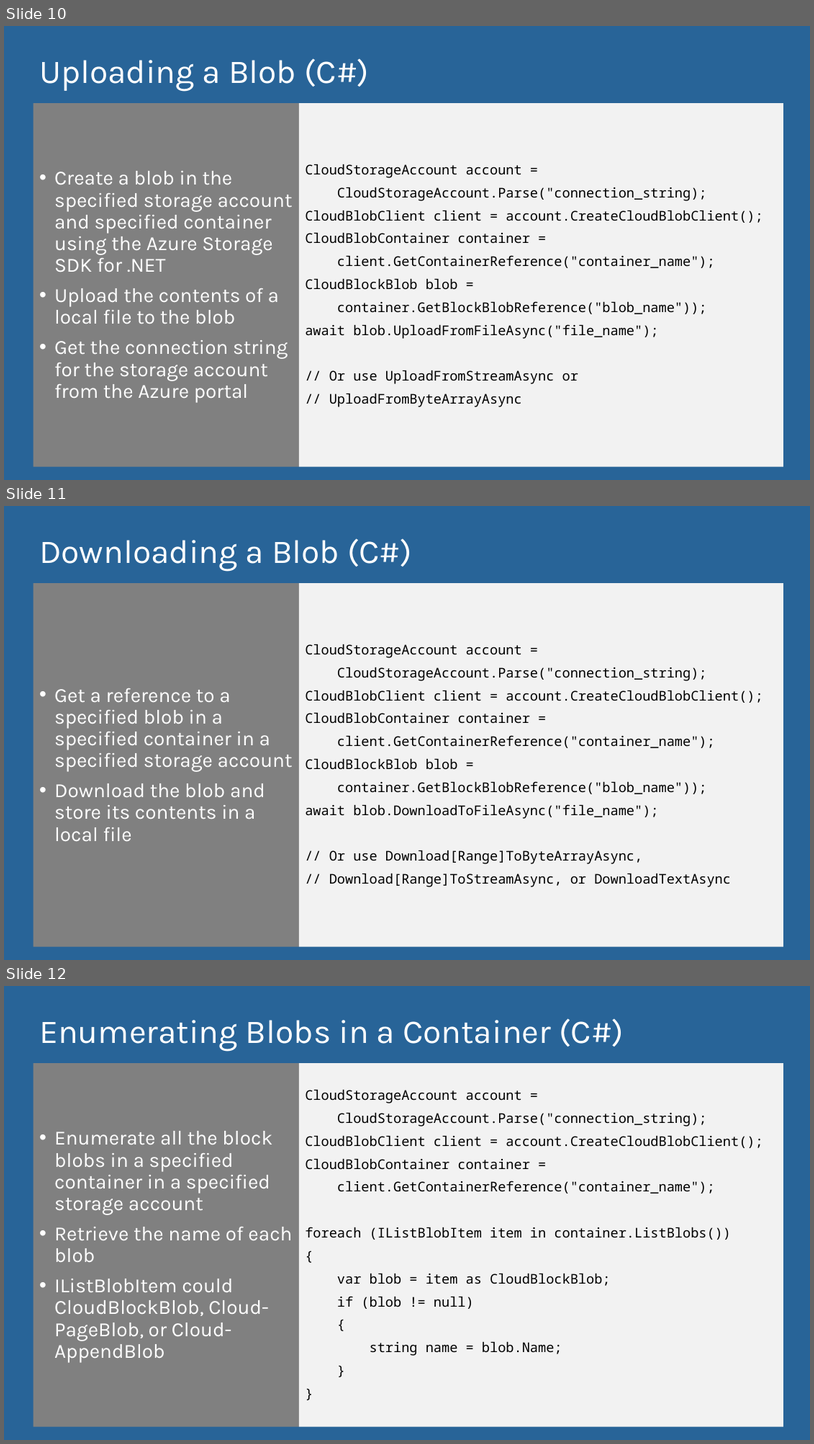
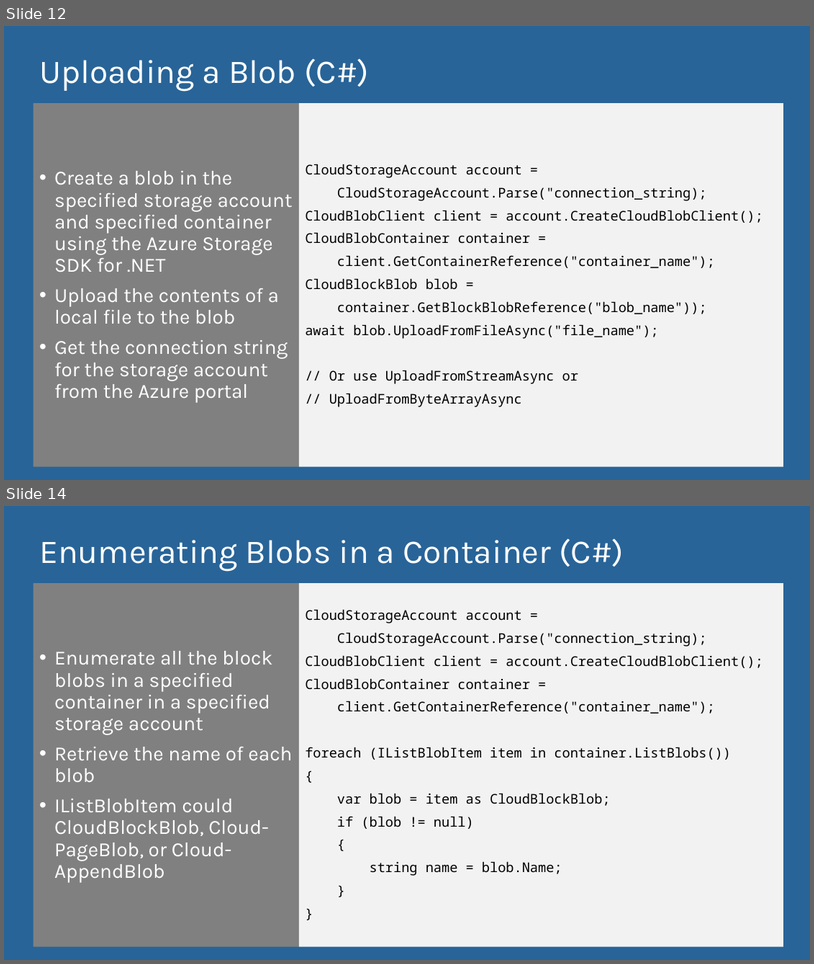
Before and after one commit to microsoft/AcademicContent, a slide deck: Workshop/Content/3. Storage/Azure Storage and Cognitive Services.pptx. Shown one above the other, each under a label of ours: slides 10, 11 and 12 before the commit, slides 12 and 14 after it; the slides between them are not shown. The pictures are 814x1444 and 814x964 pixels, drawn with LibreOffice and Linux fonts; fonts in the diff are those of the drawing. Boxes give left, top, right and bottom in pixels: in the first picture for what was removed or moved away, otherwise in the second. Text is boxed around its words. In the diff, an @@ line names an element or a change of style, - is before the commit and + after.

Commit message:
Updated storage slides

```diff
--- a/Workshop/Content/3. Storage/Azure Storage and Cognitive Services.pptx
+++ b/Workshop/Content/3. Storage/Azure Storage and Cognitive Services.pptx
@@ slide 11 removed at [4, 506, 810, 960], background #286498 @@
@@ title removed at [39, 538, 412, 571] @@
-Downloading a Blob (C#)
@@ text removed at [33, 584, 299, 947] @@
-• Get a reference to a specified blob in a specified container in a specified storage account
-• Download the blob and store its contents in a local file
@@ text removed at [299, 584, 784, 947] @@
-CloudStorageAccount account =
-CloudStorageAccount.Parse("connection_string);
-CloudBlobClient client = account.CreateCloudBlobClient();
-CloudBlobContainer container =
-client.GetContainerReference("container_name");
-CloudBlockBlob blob =
-container.GetBlockBlobReference("blob_name"));
-await blob.DownloadToFileAsync("file_name");
-// Or use Download[Range]ToByteArrayAsync,
-// Download[Range]ToStreamAsync, or DownloadTextAsync
@@ what was slide 10 is now slide 12 @@
@@ what was slide 12 is now slide 14 @@
```
Also in this commit, not shown: 2 slides added, 5 other slides removed.
